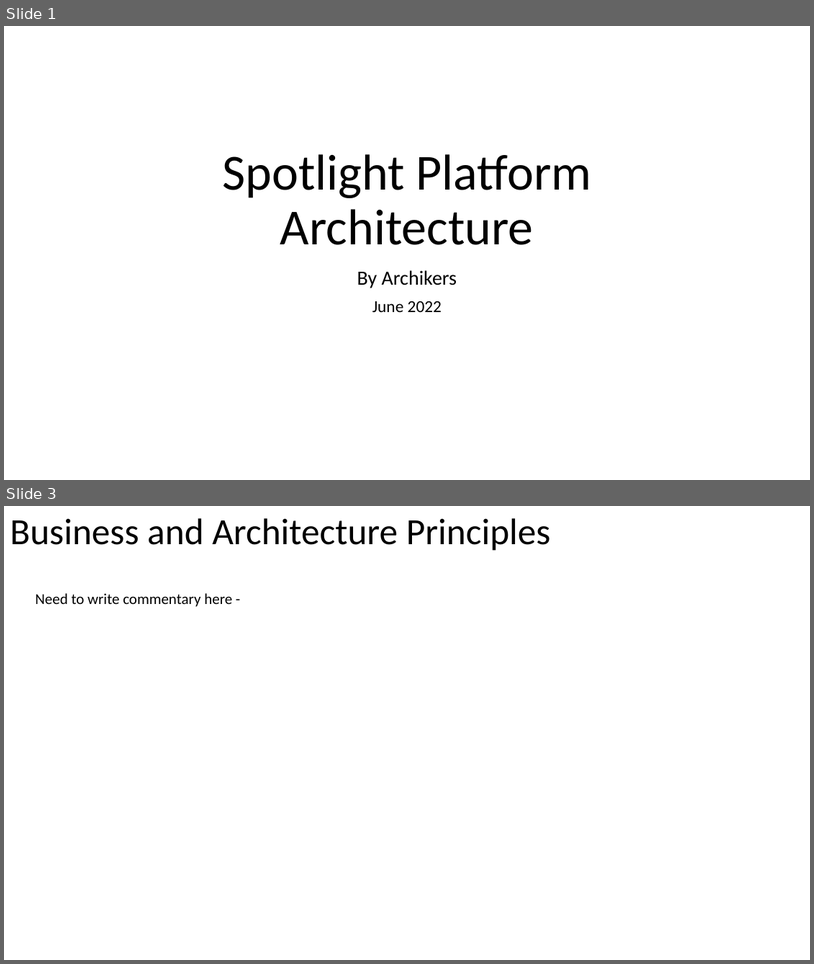
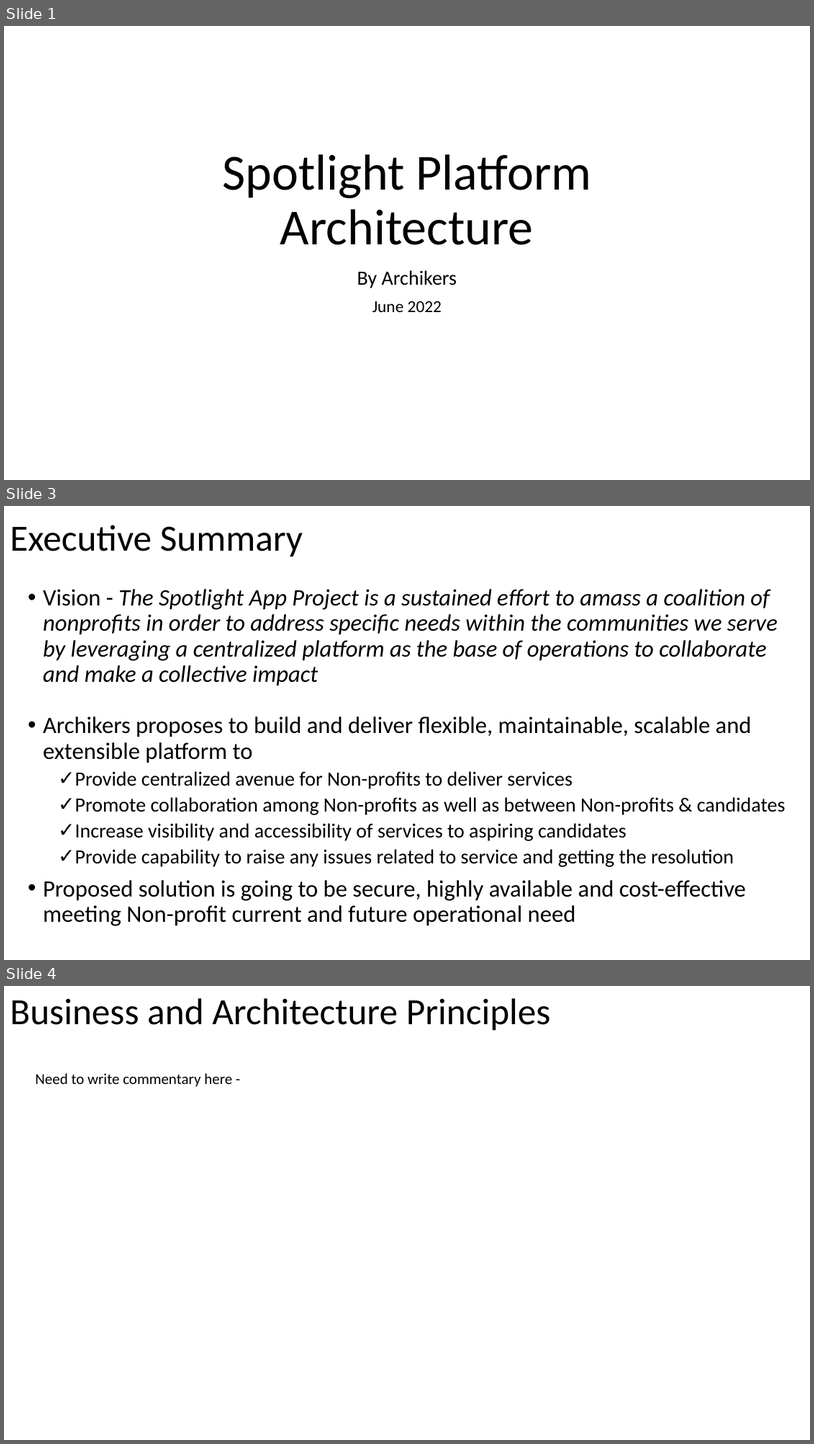
Before and after one commit to pcdwr/ArchKataSpring2022, a slide deck: deliverables/SpotLight_SolutionArchitecture_Archikers.pptx. Shown one above the other, each under a label of ours: slides 1 and 3 before the commit, slides 1, 3 and 4 after it; the slides between them are not shown. The pictures are 814x964 and 814x1444 pixels, drawn with LibreOffice and Linux fonts; fonts in the diff are those of the drawing. Boxes give left, top, right and bottom in pixels: in the first picture for what was removed or moved away, otherwise in the second. Text is boxed around its words. In the diff, an @@ line names an element or a change of style, - is before the commit and + after.

Commit message:
updated executive summary

```diff
--- a/deliverables/SpotLight_SolutionArchitecture_Archikers.pptx
+++ b/deliverables/SpotLight_SolutionArchitecture_Archikers.pptx
@@ slide 3 added at (4, 506, 810, 960), background #FFFFFF @@
@@ title added at (10, 525, 303, 557), 44 pt, text #000000 @@
+Executive Summary
@@ text added at (43, 589, 778, 686), 28 pt, text #000000, italic @@
+• Vision - The Spotlight App Project is a sustained effort to amass a coalition of nonprofits in order to address specific needs within the communities we serve by leveraging a centralized platform as the base of operations to collaborate and make a collective impact
@@ text added at (43, 716, 786, 926), 24 pt, text #000000 @@
+• Archikers proposes to build and deliver flexible, maintainable, scalable and extensible platform to
+  ✓ Provide centralized avenue for Non-profits to deliver services
+  ✓ Promote collaboration among Non-profits as well as between Non-profits & candidates
+  ✓ Increase visibility and accessibility of services to aspiring candidates
+  ✓ Provide capability to raise any issues related to service and getting the resolution
+• Proposed solution is going to be secure, highly available and cost-effective meeting Non-profit current and future operational need
@@ what was slide 3 is now slide 4 @@
```
Also in this commit, not shown: 1 slide changed.
